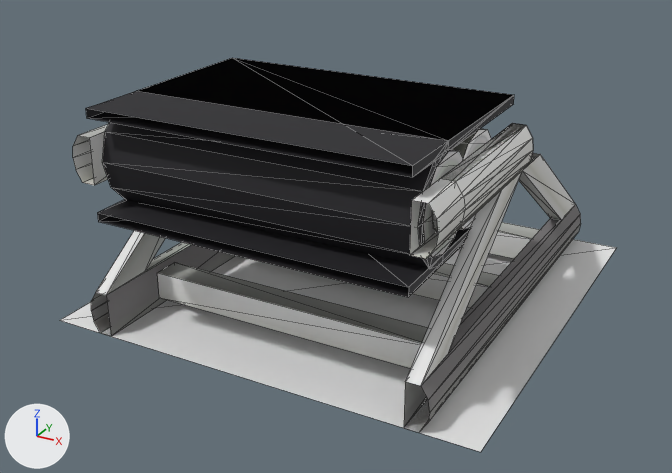
The OBJ model resources/assets/taam/models/conveyor.obj, before and after one commit.
The view is the same before and after, from a 50 mm lens placed at (1.431, -2.315, 1.012), pointed at (0.472, -0.572, 0.141). The lights are fixed; the arrows at lower left show +X, +Y and +Z. Mesh edges are drawn as thin lines. Where no turn or scale is listed for an object, it has been applied to the vertices. Vertices at the same position are counted once.

Objects in the first picture: 'Conveyor_End_cemdl', 'Conveyor_Straight_csmdl', 'Reference_rplane', 'Support_smdl'.
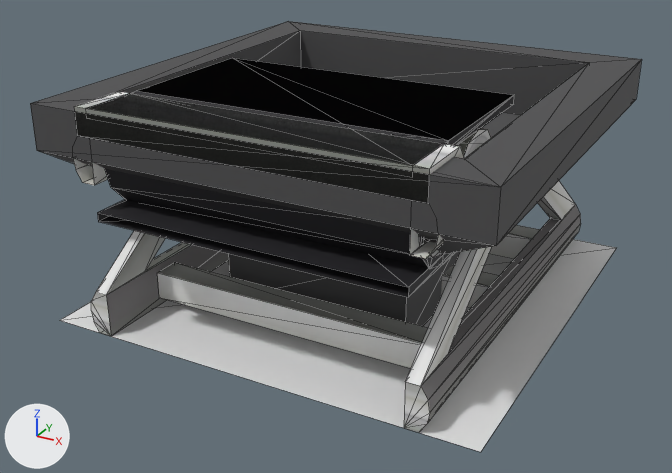
Where the change shows, as pixel boxes (x1, y1, x2, y2) in the pictures (672 x 473 px):
'Conveyor_Hopper_chmdl', added
    after: (30, 21, 642, 326)
'Conveyor_End_cemdl', reshaped (77% taller)
    before: (103, 58, 524, 269)
    after: (91, 58, 514, 432)
'Conveyor_End_Cap_cecmdl', added
    after: (74, 91, 465, 203)
part 1 of me_conveyor_end_cemdl, added
    after: (91, 293, 430, 432)

The change, as a diff of the scene's bpy script:
```diff
--- a/resources/assets/taam/models/conveyor.obj.py
+++ b/resources/assets/taam/models/conveyor.obj.py
@@ me_conveyor_end_cemdl @@
 # used by ob_conveyor_end_cemdl; location = (0.0, 0.0, 0.0)
-me_conveyor_end_cemdl.from_pydata(...)  # 104 vertices, 178 faces; spans x 0.1..0.9, y -0.97..-0.5, z 0.27..0.51
+me_conveyor_end_cemdl.from_pydata(...)  # 118 vertices, 188 faces; spans x 0.1..0.9, y -1.0..-0.5, z 0.0..0.51
+# me_conveyor_end_cemdl part 1
+# 14 vertices are added at x 0.1..0.9, y -1.0, z 0.0..0.1
+# 10 new faces join them
 me_conveyor_end_cemdl.materials.append(mat_conveyor)
@@ me_conveyor_hopper_chmdl @@
+me_conveyor_hopper_chmdl.from_pydata(...)  # 25 vertices, 46 faces; spans x 0.0..1.0, y -1.0..0.0, z 0.0..0.5
+me_conveyor_hopper_chmdl.materials.append(mat_conveyor)  # picture img_conveyor_png
@@ me_conveyor_end_cap_cecmdl @@
+me_conveyor_end_cap_cecmdl.from_pydata(...)  # 16 vertices, 28 faces; spans x 0.12..0.88, y -1.0..-0.82, z 0.45..0.51
+me_conveyor_end_cap_cecmdl.materials.append(mat_conveyor)  # picture img_conveyor_png
@@ ob_conveyor_hopper_chmdl @@
+ob_conveyor_hopper_chmdl = bpy.data.objects.new('Conveyor_Hopper_chmdl', me_conveyor_hopper_chmdl)
+ob_conveyor_hopper_chmdl.location = (0.0, 0.0, 0.0)
@@ ob_conveyor_end_cap_cecmdl @@
+ob_conveyor_end_cap_cecmdl = bpy.data.objects.new('Conveyor_End_Cap_cecmdl', me_conveyor_end_cap_cecmdl)
+ob_conveyor_end_cap_cecmdl.location = (0.0, 0.0, 0.0)
```
